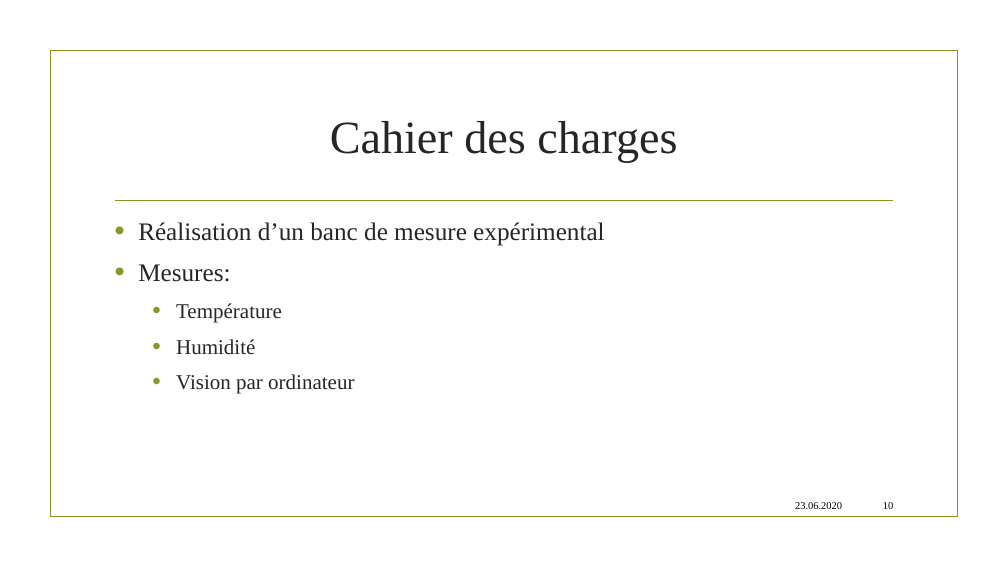
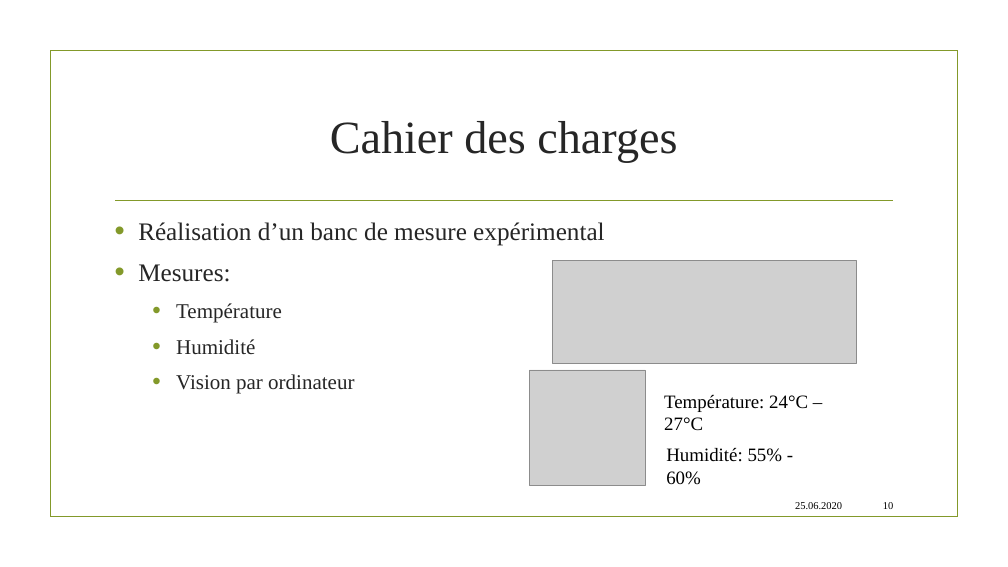
Before and after one commit to Keereslame/TD, a slide deck: slide 10 of Rapport/Présentation intermédiaire.pptx. Drawn at 1008x567 pixels with LibreOffice and Linux fonts; fonts in the diff are those of the drawing; grey boxes stand for pictures; background and template pictures are left out. Boxes give left, top, right and bottom in pixels: in the first picture for what was removed or moved away, otherwise in the second. Text is boxed around its words. In the diff, an @@ line names an element or a change of style, - is before the commit and + after.

```diff
--- a/Rapport/Présentation intermédiaire.pptx
+++ b/Rapport/Présentation intermédiaire.pptx
@@ picture added at [553, 260, 856, 363] @@
@@ picture added at [529, 370, 645, 485] @@
@@ text added at [664, 395, 808, 431], 18 pt, text #000000 @@
+Température: 24°C – 27°C
@@ text added at [666, 448, 783, 485], 18 pt, text #000000 @@
+Humidité: 55% - 60%
```
Also in this commit, not shown: 9 other slides changed, 1 slide removed, 5 other files.
